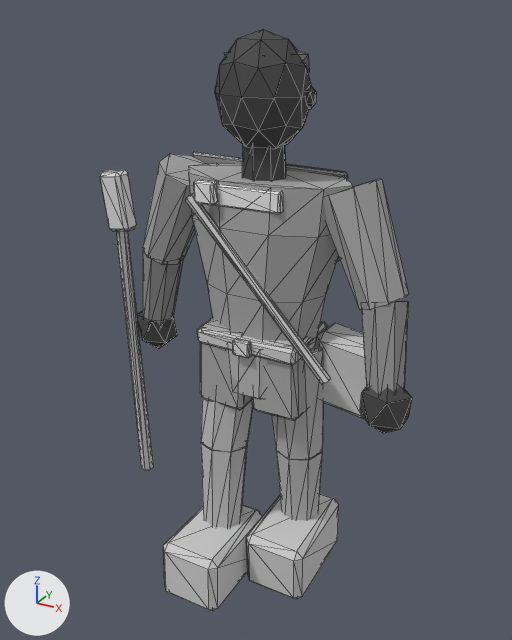
One commit to the glTF model assets/exports/npc/npc_scout_v01.glb: the scene before it, then after it.
Rendered twice from a camera (50 mm lens) standing at (1.088, -2.035, 2.08) and looking at (-0.017, -0.026, 1.076). The axes (+X, +Y, +Z) are drawn at lower left. The lights are the same throughout. The picture after the commit comes second. Mesh edges are drawn as thin lines. Vertices at exactly the same position are counted once.

In view in the first picture: 'GEO_npc_scout_v01'.
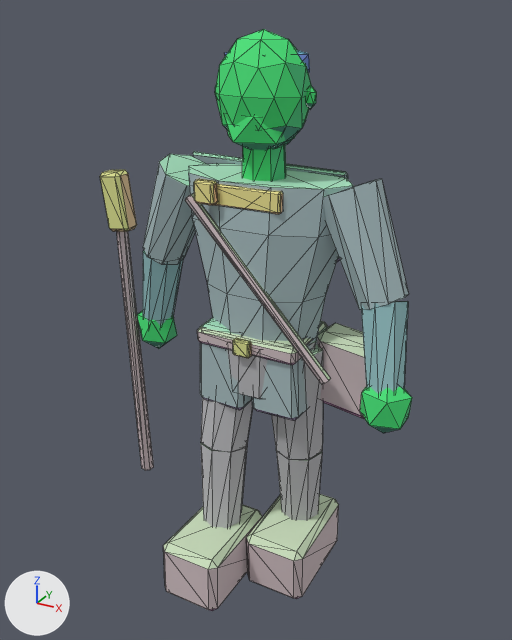
Diff of the bpy script that builds the scene:
```diff
--- a/assets/exports/npc/npc_scout_v01.glb.py
+++ b/assets/exports/npc/npc_scout_v01.glb.py
@@ me_geo_npc_scout_v01 @@
 # used by ob_geo_npc_scout_v01; location = (0.0, 0.0, 0.0)
-me_geo_npc_scout_v01.from_pydata(...)  # 602 vertices, 1084 faces; spans x -0.66..0.59, y -0.37..0.23, z -0.01..2.02
+me_geo_npc_scout_v01.from_pydata(...)  # 614 vertices, 1104 faces; spans x -0.66..0.59, y -0.37..0.23, z -0.01..2.02
+# me_geo_npc_scout_v01 part 1: a new loose piece, an icosphere of 20 faces spanning x -0.11..0.11, y -0.14..0.07, z 1.66..1.83, in mat_mat_npc_indexed
+# me_geo_npc_scout_v01 part 2: 1084 kept faces spanning x -0.66..0.59, y -0.37..0.23, z -0.01..2.02 get new vertex colours
 me_geo_npc_scout_v01.materials.append(mat_mat_npc_indexed)
```

Where the change shows, as pixel boxes [x1, y1, x2, y2] in the pictures (512 x 640 px):
part 1 of me_geo_npc_scout_v01, added (green)
    after: [225, 116, 295, 150]
part 2 of me_geo_npc_scout_v01, recoloured
    both: [100, 29, 412, 611]
